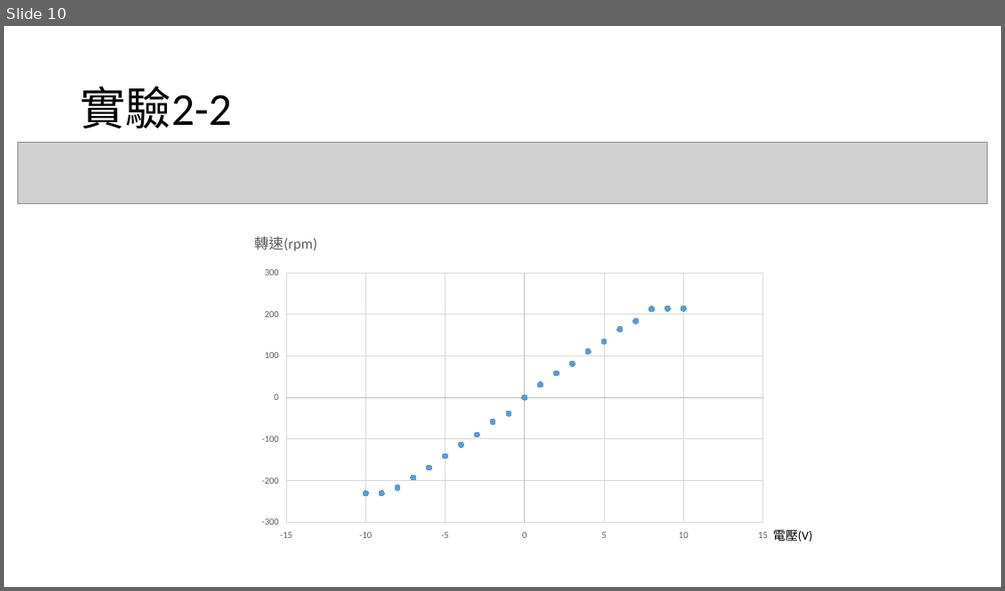
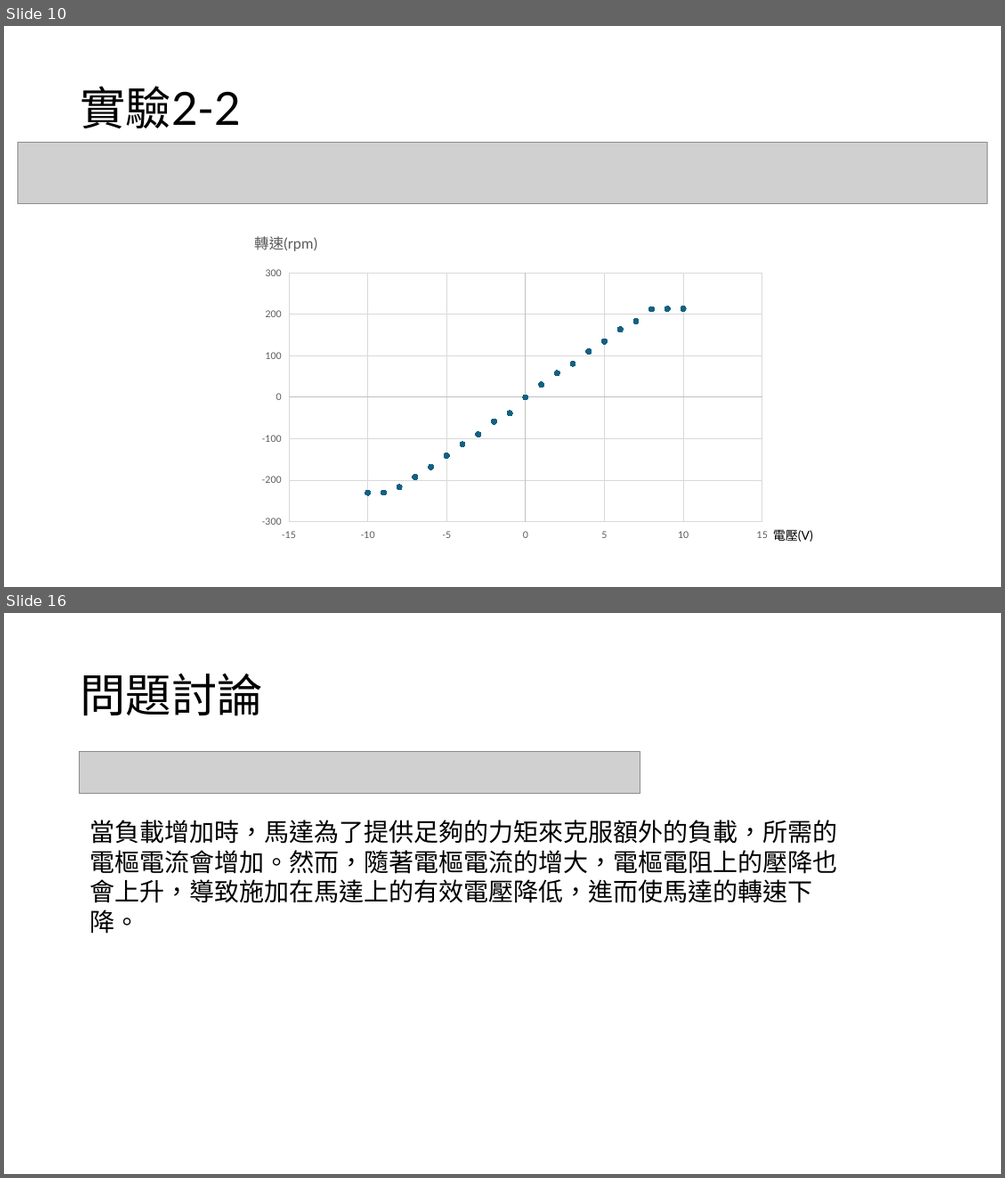
Before and after one commit to yeyi58095/control_lab, a slide deck: 實驗二/presentation/實驗二結報.pptx. Shown one above the other, each under a label of ours: slide 10 before the commit, slides 10 and 16 after it; the slides between them are not shown. The pictures are 1005x591 and 1005x1178 pixels, drawn with LibreOffice and Linux fonts; fonts in the diff are those of the drawing; grey boxes stand for pictures. Boxes give left, top, right and bottom in pixels: in the first picture for what was removed or moved away, otherwise in the second. Text is boxed around its words. In the diff, an @@ line names an element or a change of style, - is before the commit and + after.

```diff
--- a/實驗二/presentation/實驗二結報.pptx
+++ b/實驗二/presentation/實驗二結報.pptx
@@ slide 16 added at bbox=[4, 613, 1001, 1174], background #FFFFFF @@
@@ title added at bbox=[80, 674, 262, 716], 44 pt, text #000000 @@
+問題討論
@@ picture added at bbox=[79, 751, 639, 794] @@
@@ text added at bbox=[89, 819, 837, 933], 24 pt, text #000000 @@
+當負載增加時，馬達為了提供足夠的力矩來克服額外的負載，所需的電樞電流會增加。然而，隨著電樞電流的增大，電樞電阻上的壓降也會上升，導致施加在馬達上的有效電壓降低，進而使馬達的轉速下降。
@@ slide 10 changed as well @@
@@ title "實驗2-2" at bbox=[80, 86, 241, 128]: font Calibri to Lato @@
@@ scatter chart at bbox=[251, 222, 778, 548] @@
@@ colour of Series 1 #5B9BD5 to #156082 @@
@@ category axis changed @@
@@ value axis changed @@
@@ lettering changed @@
@@ text "電壓(V)" at bbox=[773, 529, 813, 541]: font Calibri to Lato @@
```
Also in this commit, not shown: 10 other slides changed, 4 other slides added, 6 slides removed, 1 other file.
